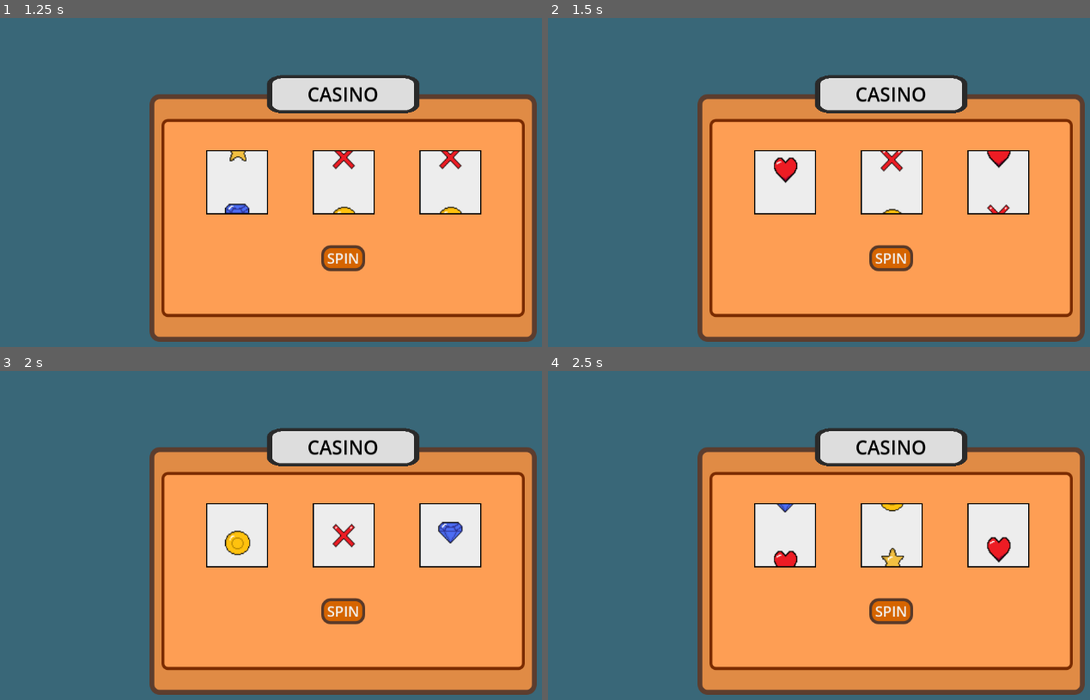
Above: before the commit, frames 1-4 (two rows, left to right).
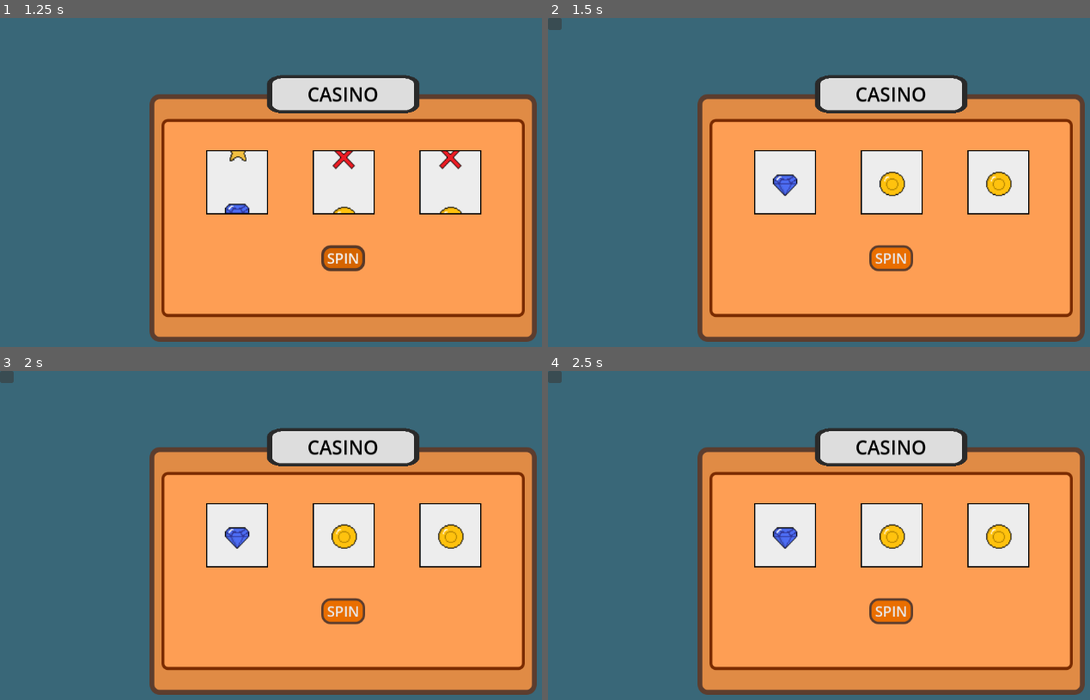
Above: after the commit, the same moments.

Repository: Orozon64/The-Sauna-Pact
Game: Godot game, scene res://scenes/casino_minigame.tscn
Two runs of this game, one before a commit and one after it. Both use one fixed random seed, a clock stepped at 60 frames per second and the inputs below. This scene is started directly instead of the project's main scene.
Inputs (mouse positions are in pixels of both pictures, inside the frame that each line leads up to; where the layout moved, square brackets give the same spot in the first picture):
- Up to frame 1 (1.25 s): click "SPIN" at 0.5 s
- Up to frame 2 (1.5 s): click (553, 24) [889, 258] at 1.25 s
- Up to frame 3 (2 s): no input
- Up to frame 4 (2.5 s): tap Enter (advance_dialogue) at 2 s; hold D (move_right) from 2.03 s (still down); tap E (item_interact) at 2.1 s

Frame 1 is identical in both runs. In frame 2, 1.6% of the frame differs, in the area x 0-86%, y 0-77%; in frame 3, 1.2%; in frame 4, 1.6%.

Commit message:
Update casino_minigame.tscn

Diff:
--- a/scenes/casino_minigame.tscn
+++ b/scenes/casino_minigame.tscn
@@ -1,8 +1,8 @@
 [gd_scene format=3 uid="uid://da7j67217ee1d"]
 
-[ext_resource type="Shader" uid="uid://b8hf02galphn5" path="res://scenes/spin_tex.gdshader" id="1_28amk"]
+[ext_resource type="Shader" uid="uid://b8hf02galphn5" path="res://shaders/spin_tex.gdshader" id="1_28amk"]
 [ext_resource type="Script" uid="uid://bqek2g55dev53" path="res://scripts/casino_minigame_root_script.gd" id="1_uedom"]
-[ext_resource type="Texture2D" uid="uid://cql7hdwwwqyw7" path="res://images/Casino_slots.png" id="2_5gemk"]
+[ext_resource type="Texture2D" uid="uid://62bnpa0q22mk" path="res://images/Casino_slots.png" id="2_5gemk"]
 
 [sub_resource type="Gradient" id="Gradient_cobd6"]
 offsets = PackedFloat32Array(0.9794521, 1)
@@ -128,6 +128,9 @@
 corner_radius_bottom_right = 15
 corner_radius_bottom_left = 15
 
+[sub_resource type="StyleBoxFlat" id="StyleBoxFlat_tfptm"]
+bg_color = Color(0.22352941, 0.40392157, 0.47058824, 1)
+
 [node name="Root" type="Control" unique_id=1654898490 node_paths=PackedStringArray("spinners")]
 layout_mode = 3
 anchors_preset = 15
@@ -137,6 +140,7 @@
 grow_vertical = 2
 script = ExtResource("1_uedom")
 spinners = [NodePath("CenterContainer/PanelContainer/MarginContainer/VBoxContainer/HBoxContainer/Slot1/ColorRect"), Nod …(204 unchanged characters)…
+loser_limit = 15
 
 [node name="Background" type="TextureRect" parent="." unique_id=38247719]
 layout_mode = 1
@@ -265,4 +269,14 @@
 theme_override_styles/hover = SubResource("StyleBoxFlat_pdueh")
 text = "SPIN"
 
+[node name="Button" type="Button" parent="." unique_id=1664124171]
+layout_mode = 1
+anchors_preset = -1
+anchor_right = 0.020000001
+anchor_bottom = 0.031000001
+offset_right = -0.040000916
+offset_bottom = -0.08800125
+theme_override_styles/normal = SubResource("StyleBoxFlat_tfptm")
+
 [connection signal="pressed" from="CenterContainer/PanelContainer/MarginContainer/VBoxContainer/CenterContainer/Button" to="." method="spin"]
+[connection signal="button_down" from="Button" to="." method="god_Mode_Toggle"]
